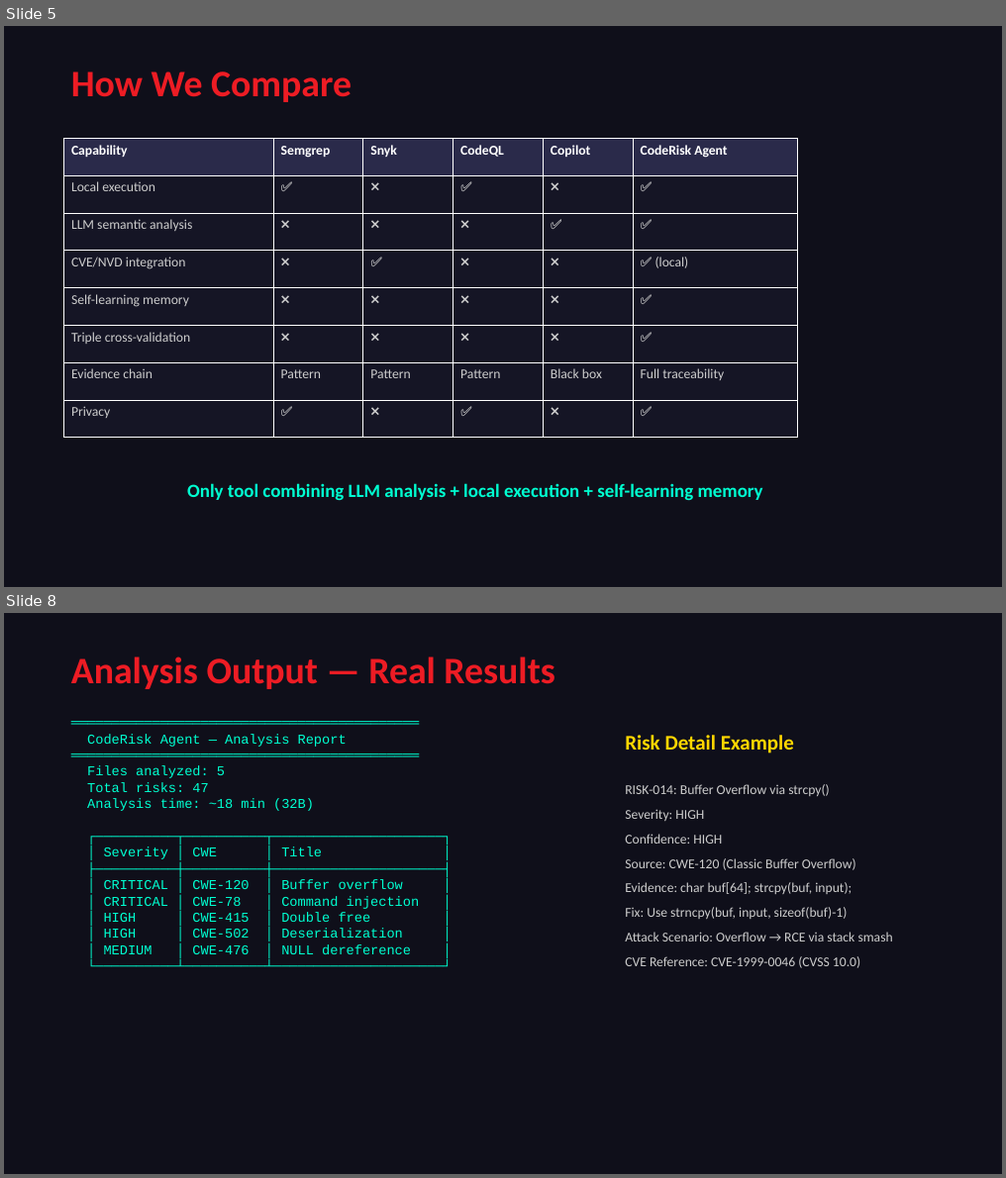
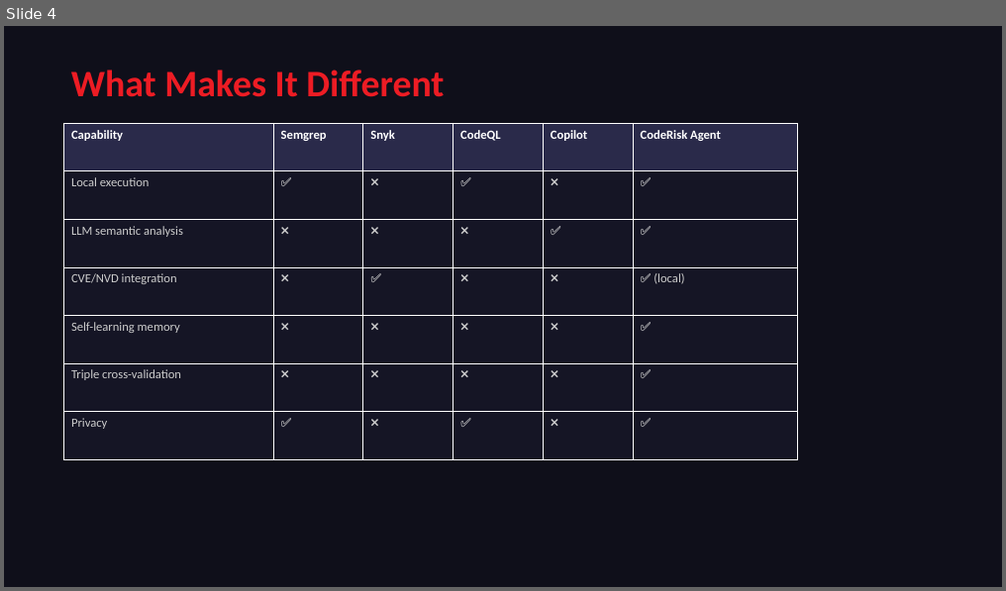
Before and after one commit to a9320/Radeon-hackathon-2026-07, a slide deck: docs/CodeRisk_Agent_Presentation.pptx. Shown one above the other, each under a label of ours: slides 5 and 8 before the commit, slide 4 after it; the slides between them are not shown. The pictures are 1006x1178 and 1006x591 pixels, drawn with LibreOffice and Linux fonts; fonts in the diff are those of the drawing. Boxes give left, top, right and bottom in pixels: in the first picture for what was removed or moved away, otherwise in the second. Text is boxed around its words. In the diff, an @@ line names an element or a change of style, - is before the commit and + after.

```diff
--- a/docs/CodeRisk_Agent_Presentation.pptx
+++ b/docs/CodeRisk_Agent_Presentation.pptx
@@ slide 8 removed at box(4, 613, 1002, 1174), background #0F0F1A @@
@@ text removed at box(71, 657, 554, 689) @@
-Analysis Output — Real Results
@@ text removed at box(87, 734, 420, 955) @@
-═══════════════════════════════════════════
-CodeRisk Agent — Analysis Report
-═══════════════════════════════════════════
-Files analyzed: 5
-Total risks: 47
-Analysis time: ~18 min (32B)
-┌──────────┬──────────┬─────────────────────┐
-│ Severity │ CWE │ Title │
-├──────────┼──────────┼─────────────────────┤
-│ CRITICAL │ CWE-120 │ Buffer overflow │
-│ CRITICAL │ CWE-78 │ Command injection │
-│ HIGH │ CWE-415 │ Double free │
-│ HIGH │ CWE-502 │ Deserialization │
-│ MEDIUM │ CWE-476 │ NULL dereference │
-└──────────┴──────────┴─────────────────────┘
@@ text removed at box(625, 735, 794, 754) @@
-Risk Detail Example
@@ text removed at box(625, 784, 893, 968) @@
-RISK-014: Buffer Overflow via strcpy()
-Severity: HIGH
-Confidence: HIGH
-Source: CWE-120 (Classic Buffer Overflow)
-Evidence: char buf[64]; strcpy(buf, input);
-Fix: Use strncpy(buf, input, sizeof(buf)-1)
-Attack Scenario: Overflow → RCE via stack smash
-CVE Reference: CVE-1999-0046 (CVSS 10.0)
@@ what was slide 5 is now slide 4 @@
@@ slide 4 changed as well @@
@@ text at box(71, 70, 444, 97): text changed @@
-How We Compare
+What Makes It Different
@@ table at box(63, 123, 798, 461) @@
-row 7: Evidence chain | Pattern | Pattern | Pattern | Black box | Full traceability
@@ table: place and size @@
-table at box(63, 138, 798, 438)
+table at box(63, 123, 798, 461)
@@ text removed at box(187, 483, 763, 501) @@
-Only tool combining LLM analysis + local execution + self-learning memory
```
Also in this commit, not shown: 6 other slides changed, 2 slides added, 6 other slides removed.
